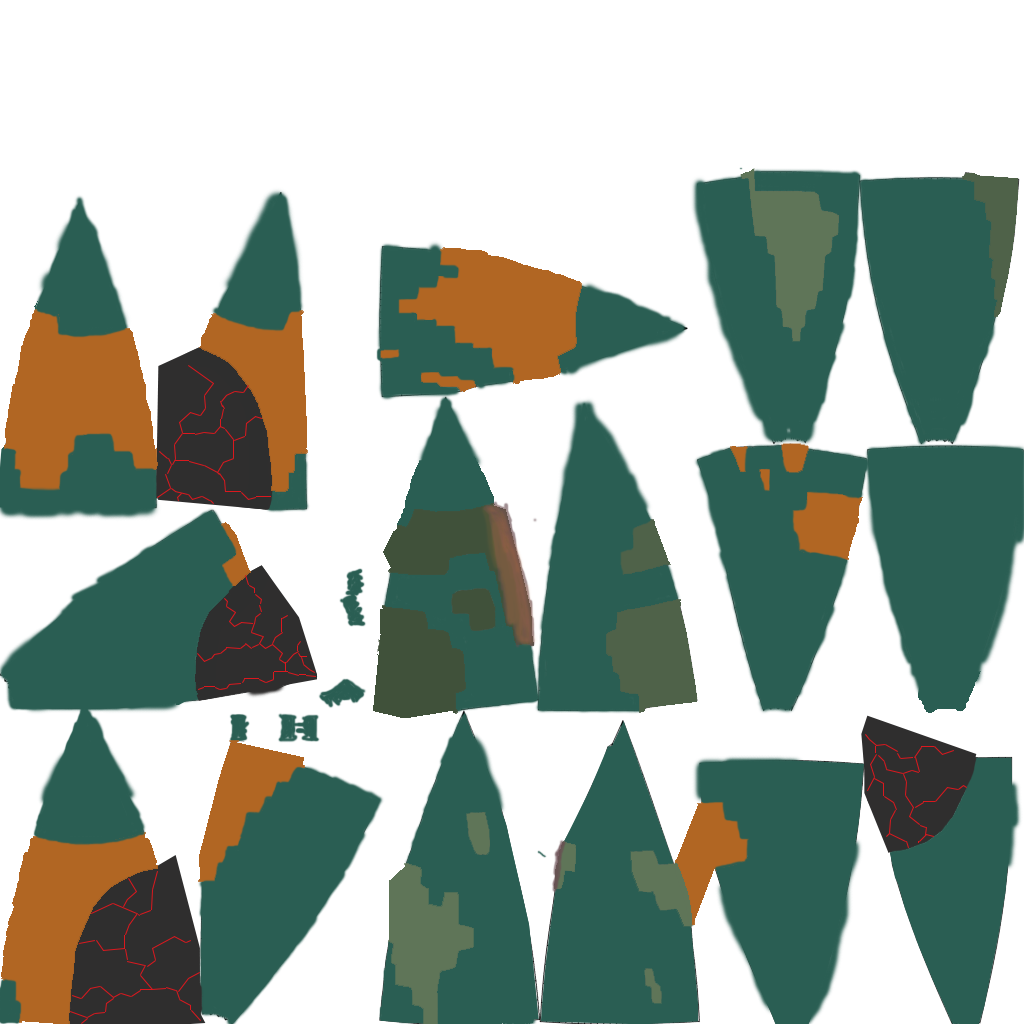
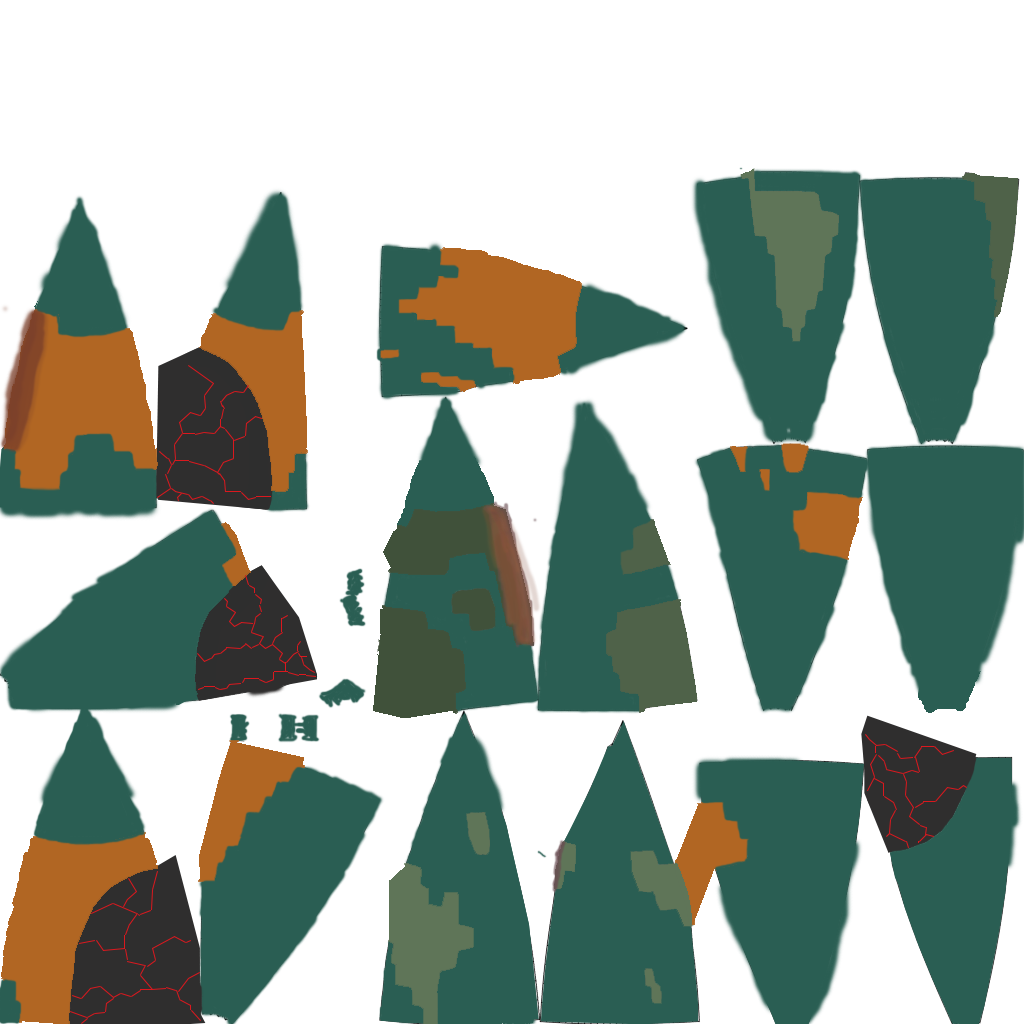
Before/after of a 1024×1024 layered artwork. What changed in the layer stack:
painted on "Layer 1" over <box>0,304,541,646</box>
